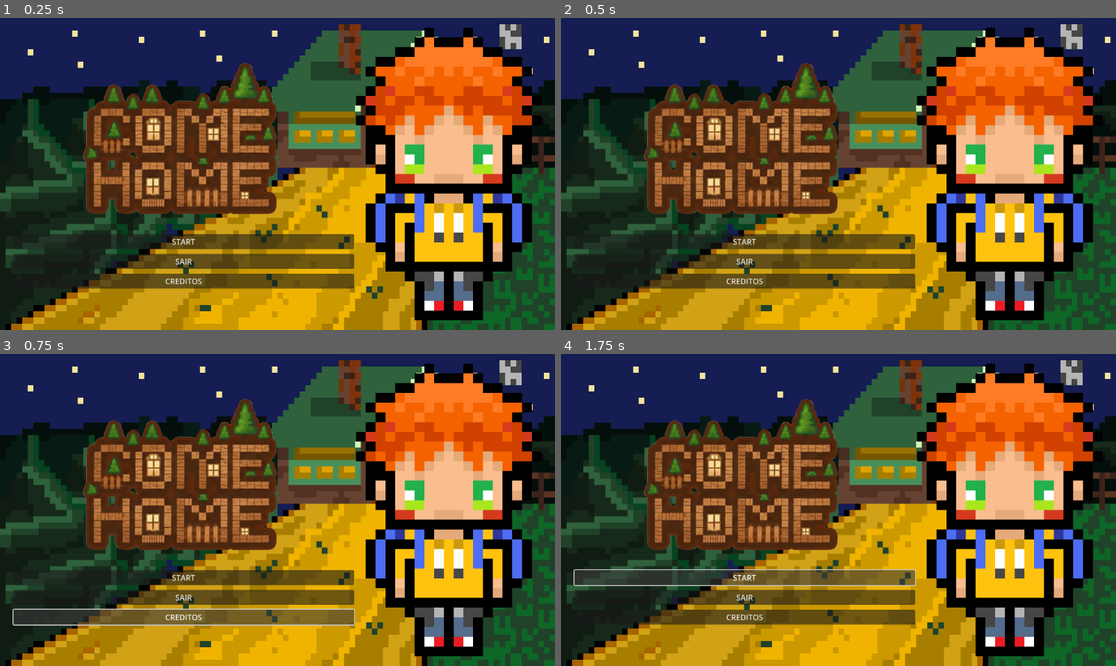
Above: before the commit, frames 1-4 (two rows, left to right).
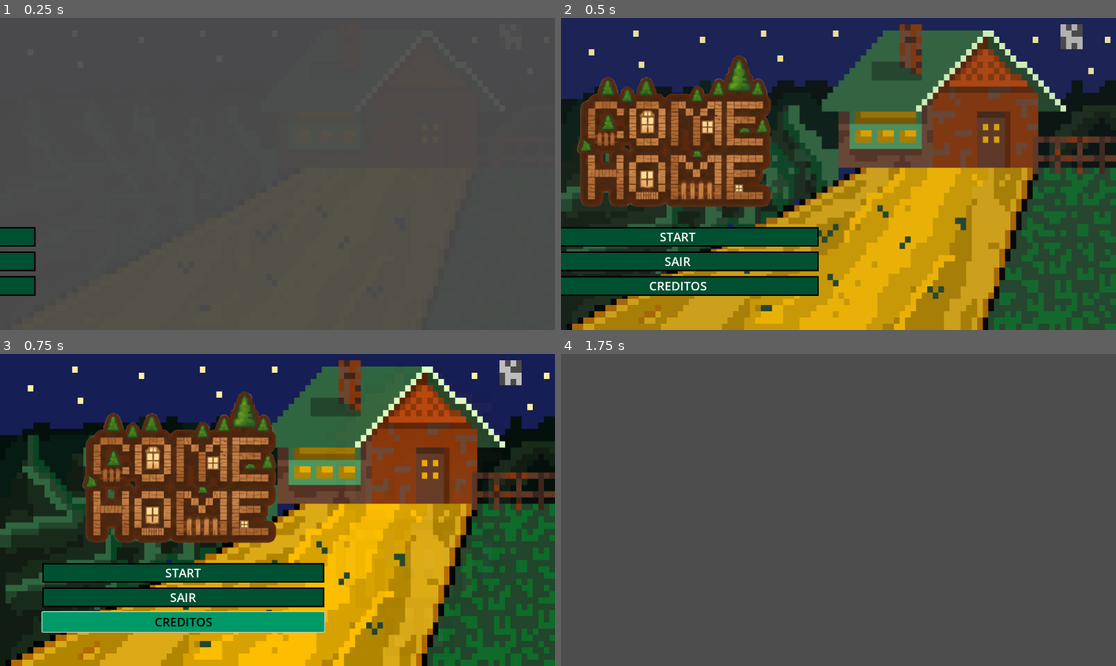
Above: after the commit, the same moments.

Repository: Jhessye/Game-Come-Home
Game: Godot game, scene res://title_screem.tscn
The game is run twice, just before and just after one commit, with the same random seed, the same clock (stepped at 60 frames per second) and the same inputs. Before the commit the project has no main scene; this scene is started directly in both runs.
Inputs:
- Up to frame 1 (0.25 s): no input
- Up to frame 2 (0.5 s): no input
- Up to frame 3 (0.75 s): click "CREDITOS" at 0.5 s
- Up to frame 4 (1.75 s): click "START" at 1.25 s

The runs differ from the first frame. In frame 1, 99% of the frame differs, in the area x 0-100%, y 0-100%; in frame 2, 50%; in frame 3, 43%; in frame 4, 99%.

Commit message:
finalização da página de inicio
objetos, botões e musica adicionados

Diff:
--- a/game-come-home/icon.svg
+++ /dev/null
@@ -1 +0,0 @@
-<svg xmlns="http://www.w3.org/2000/svg" width="128" height="128"><rect width="124" height="124" x="2" y="2" fill="#363d52" stroke="#212532" stroke-width="4" rx="14"/><g fill="#fff" transform="translate(12.322 12.322)scale(.101)"><path d="M105 673v33q407 354 814 0v-33z"/><path fill="#478cbf" d="m105 673 152 14q12 1 15 14l4 67 132 10 8-61q2-11 15-15h162q13 4 15 15l8 61 132-10 4-67q3-13 15-14l152-14V427q30-39 56-81-35-59-83-108-43 20-82 47-40-37-88-64 7-51 8-102-59-28-123-42-26 43-46 89-49-7-98 0-20-46-46-89-64 14-123 42 1 51 8 102-48 27-88 64-39-27-82-47-48 49-83 108 26 42 56 81zm0 33v39c0 276 813 276 814 0v-39l-134 12-5 69q-2 10-14 13l-162 11q-12 0-16-11l-10-65H446l-10 65q-4 11-16 11l-162-11q-12-3-14-13l-5-69z"/><path d="M483 600c0 34 58 34 58 0v-86c0-34-58-34-58 0z"/><circle cx="725" cy="526" r="90"/><circle cx="299" cy="526" r="90"/></g><g fill="#414042" transform="translate(12.322 12.322)scale(.101)"><circle cx="307" cy="532" r="60"/><circle cx="717" cy="532" r="60"/></g></svg>
--- a/game-come-home/project.godot
+++ b/game-come-home/project.godot
@@ -11,8 +11,8 @@
 [application]
 
 config/name="Game-Come-Home"
+run/main_scene="uid://idv8oaayck66"
 config/features=PackedStringArray("4.5", "Mobile")
-config/icon="res://icon.svg"
 
 [rendering]
 
--- /dev/null
+++ b/game-come-home/script/bnt_start.gd
@@ -0,0 +1,22 @@
+extends Button
+
+
+# Called when the node enters the scene tree for the first time.
+func _ready() -> void:
+	pass # Replace with function body.
+
+
+# Called every frame. 'delta' is the elapsed time since the previous frame.
+func _process(delta: float) -> void:
+	pass
+
+
+func _on_pressed() -> void:
+	get_tree().change_scene_to_file("res://theme/mundo_1.tscn")
+
+
+func _on_bnt_sair_pressed() -> void:
+	get_tree().quit()
+
+func _on_bnt_creditos_pressed() -> void:
+	pass # Replace with function body.
--- /dev/null
+++ b/game-come-home/theme/deful_bnt.tres
@@ -0,0 +1,24 @@
+[gd_resource type="Theme" load_steps=4 format=3 uid="uid://dlm80snudlv8p"]
+
+[sub_resource type="StyleBoxFlat" id="StyleBoxFlat_ej6ux"]
+bg_color = Color(0, 0.6, 0.40784314, 1)
+
+[sub_resource type="StyleBoxFlat" id="StyleBoxFlat_nbwvh"]
+bg_color = Color(0, 0.3137255, 0.19607843, 1)
+border_width_left = 3
+border_width_top = 3
+border_width_right = 3
+border_width_bottom = 3
+border_color = Color(0, 0, 0, 1)
+
+[sub_resource type="StyleBoxFlat" id="StyleBoxFlat_pbcer"]
+bg_color = Color(0, 0, 0, 1)
+
+[resource]
+Button/colors/font_color = Color(1, 1, 1, 1)
+Button/colors/font_hover_color = Color(0, 0, 0, 1)
+Button/constants/h_separation = 4
+Button/font_sizes/font_size = 25
+Button/styles/hover = SubResource("StyleBoxFlat_ej6ux")
+Button/styles/normal = SubResource("StyleBoxFlat_nbwvh")
+Button/styles/pressed = SubResource("StyleBoxFlat_pbcer")
--- /dev/null
+++ b/game-come-home/theme/mundo_1.tscn
@@ -0,0 +1,3 @@
+[gd_scene format=3 uid="uid://2nf48m8u6n5d"]
+
+[node name="mundo1" type="Node2D"]
--- a/game-come-home/title_screem.tscn
+++ b/game-come-home/title_screem.tscn
@@ -1,8 +1,96 @@
-[gd_scene load_steps=4 format=3 uid="uid://idv8oaayck66"]
+[gd_scene load_steps=10 format=3 uid="uid://idv8oaayck66"]
 
 [ext_resource type="Texture2D" uid="uid://bqmd0iata7ml" path="res://homepg/fundo_1.png" id="1_ej6ux"]
 [ext_resource type="Texture2D" uid="uid://djk36exotnocj" path="res://homepg/JOGAR__1_-removebg-preview.png" id="2_nbwvh"]
+[ext_resource type="Theme" uid="uid://dlm80snudlv8p" path="res://theme/deful_bnt.tres" id="3_nbwvh"]
 [ext_resource type="Texture2D" uid="uid://cnhhvhajs2b3e" path="res://homepg/boneco_1.png" id="3_pbcer"]
+[ext_resource type="Script" uid="uid://ci0m7das8v64e" path="res://script/bnt_start.gd" id="4_pbcer"]
+[ext_resource type="AudioStream" uid="uid://b5p1qhfm2fjbc" path="res://songs/musica_bg_inicio.wav" id="6_e4ou3"]
+
+[sub_resource type="Animation" id="Animation_pbcer"]
+resource_name = "new_animation"
+length = 1.3
+tracks/0/type = "value"
+tracks/0/imported = false
+tracks/0/enabled = true
+tracks/0/path = NodePath("bg:modulate")
+tracks/0/interp = 1
+tracks/0/loop_wrap = true
+tracks/0/keys = {
+"times": PackedFloat32Array(0.23333335, 0.53333336),
+"transitions": PackedFloat32Array(1, 1),
+"update": 0,
+"values": [Color(1.0514921, 1.0514921, 1.0514921, 0), Color(1.0514921, 1.0514921, 1.0514921, 1)]
+}
+tracks/1/type = "value"
+tracks/1/imported = false
+tracks/1/enabled = true
+tracks/1/path = NodePath("MarginContainer:position")
+tracks/1/interp = 1
+tracks/1/loop_wrap = true
+tracks/1/keys = {
+"times": PackedFloat32Array(0.36666667, 0.93333334),
+"transitions": PackedFloat32Array(0.18301071, 1),
+"update": 0,
+"values": [Vector2(-600, 0), Vector2(0, 0)]
+}
+tracks/2/type = "value"
+tracks/2/imported = false
+tracks/2/enabled = true
+tracks/2/path = NodePath("MarginContainer/HBoxContainer/personagem:modulate")
+tracks/2/interp = 1
+tracks/2/loop_wrap = true
+tracks/2/keys = {
+"times": PackedFloat32Array(0.23333335, 0.73333335, 1.1333333),
+"transitions": PackedFloat32Array(1, 1.0717726, 1),
+"update": 0,
+"values": [Color(1, 1, 1, 0), Color(1, 1, 1, 0), Color(1, 1, 1, 1)]
+}
+
+[sub_resource type="Animation" id="Animation_e4ou3"]
+length = 0.001
+tracks/0/type = "value"
+tracks/0/imported = false
+tracks/0/enabled = true
+tracks/0/path = NodePath("bg:modulate")
+tracks/0/interp = 1
+tracks/0/loop_wrap = true
+tracks/0/keys = {
+"times": PackedFloat32Array(0),
+"transitions": PackedFloat32Array(1),
+"update": 0,
+"values": [Color(1.0514921, 1.0514921, 1.0514921, 1)]
+}
+tracks/1/type = "value"
+tracks/1/imported = false
+tracks/1/enabled = true
+tracks/1/path = NodePath("MarginContainer:position")
+tracks/1/interp = 1
+tracks/1/loop_wrap = true
+tracks/1/keys = {
+"times": PackedFloat32Array(0),
+"transitions": PackedFloat32Array(1),
+"update": 0,
+"values": [Vector2(0, 0)]
+}
+tracks/2/type = "value"
+tracks/2/imported = false
+tracks/2/enabled = true
+tracks/2/path = NodePath("MarginContainer/HBoxContainer/personagem:modulate")
+tracks/2/interp = 1
+tracks/2/loop_wrap = true
+tracks/2/keys = {
+"times": PackedFloat32Array(0),
+"transitions": PackedFloat32Array(1),
+"update": 0,
+"values": [Color(1, 1, 1, 1)]
+}
+
+[sub_resource type="AnimationLibrary" id="AnimationLibrary_7g4ok"]
+_data = {
+&"RESET": SubResource("Animation_e4ou3"),
+&"new_animation": SubResource("Animation_pbcer")
+}
 
 [node name="TitleScreem" type="Control"]
 layout_mode = 3
@@ -13,6 +101,7 @@
 grow_vertical = 2
 
 [node name="bg" type="TextureRect" parent="."]
+modulate = Color(1.0514921, 1.0514921, 1.0514921, 1)
 layout_mode = 0
 offset_right = 1152.0
 offset_bottom = 648.0
@@ -45,17 +134,37 @@
 
 [node name="bnt_start" type="Button" parent="MarginContainer/HBoxContainer/VBoxContainer"]
 layout_mode = 2
+size_flags_vertical = 4
+theme = ExtResource("3_nbwvh")
 text = "START"
+script = ExtResource("4_pbcer")
 
 [node name="bnt_sair" type="Button" parent="MarginContainer/HBoxContainer/VBoxContainer"]
 layout_mode = 2
+theme = ExtResource("3_nbwvh")
 text = "SAIR"
 
 [node name="bnt_creditos" type="Button" parent="MarginContainer/HBoxContainer/VBoxContainer"]
 layout_mode = 2
+theme = ExtResource("3_nbwvh")
 text = "CREDITOS"
 
 [node name="personagem" type="TextureRect" parent="MarginContainer/HBoxContainer"]
 layout_mode = 2
 texture = ExtResource("3_pbcer")
 expand_mode = 3
+
+[node name="anim" type="AnimationPlayer" parent="."]
+libraries = {
+&"": SubResource("AnimationLibrary_7g4ok")
+}
+autoplay = "new_animation"
+
+[node name="bg_music" type="AudioStreamPlayer" parent="."]
+stream = ExtResource("6_e4ou3")
+volume_db = -15.0
+autoplay = true
+
+[connection signal="pressed" from="MarginContainer/HBoxContainer/VBoxContainer/bnt_start" to="MarginContainer/HBoxContainer/VBoxContainer/bnt_start" method="_on_pressed"]
+[connection signal="pressed" from="MarginContainer/HBoxContainer/VBoxContainer/bnt_sair" to="MarginContainer/HBoxContainer/VBoxContainer/bnt_start" method="_on_bnt_sair_pressed"]
+[connection signal="pressed" from="MarginContainer/HBoxContainer/VBoxContainer/bnt_creditos" to="MarginContainer/HBoxContainer/VBoxContainer/bnt_start" method="_on_bnt_creditos_pressed"]
Binary file added: game-come-home/home_1/pixil-frame-1.png
Not shown, added: game-come-home/home_1/pixil-frame-1.png.import
Binary file changed: game-come-home/homepg/JOGAR__1_-removebg-preview.png
Not shown, removed: game-come-home/icon.svg.import
Not shown, added: game-come-home/script/bnt_start.gd.uid
Not shown, added: game-come-home/songs/musica_bg_inicio.wav.import
Not shown, added: game-come-home/songs/musica_bg_inicio.wav
